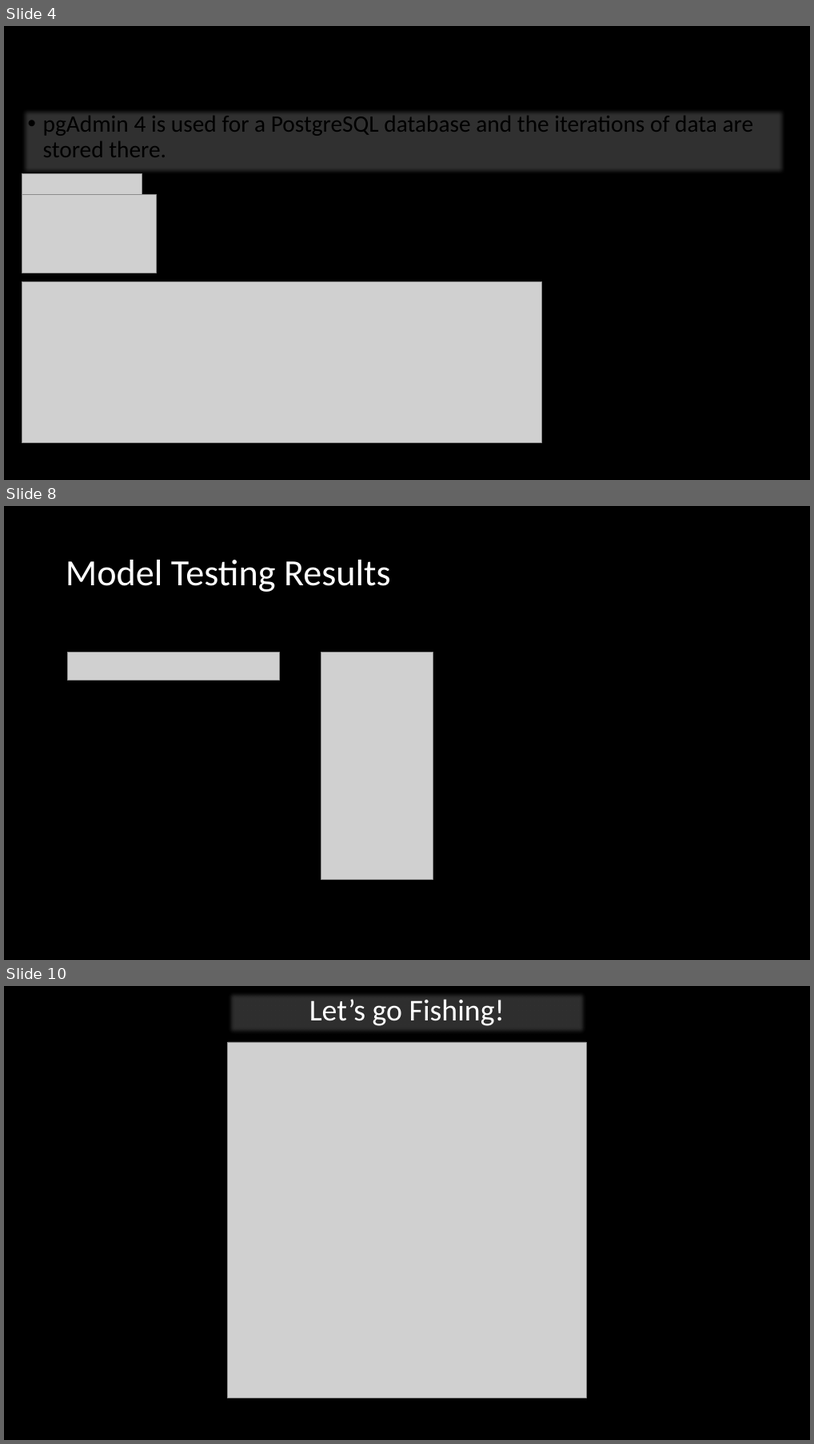
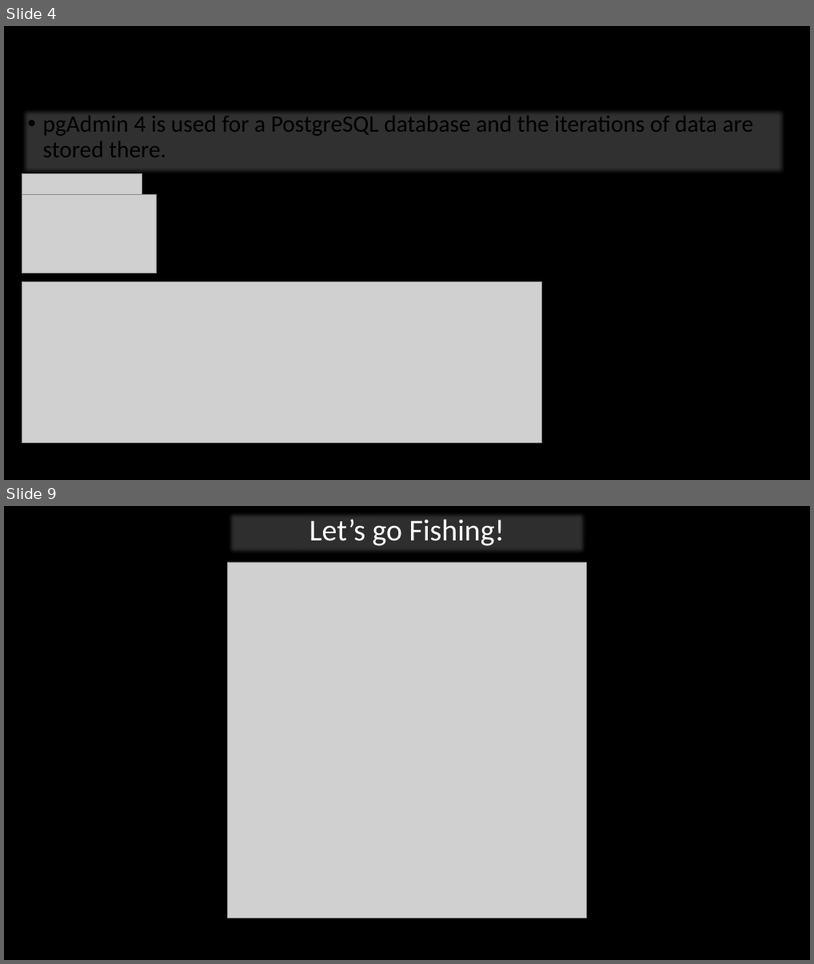
Before and after one commit to marveld21/Final-Project_Bass_Fishing_Analysis, a slide deck: Presentation.pptx. Shown one above the other, each under a label of ours: slides 4, 8 and 10 before the commit, slides 4 and 9 after it; the slides between them are not shown. The pictures are 814x1444 and 814x964 pixels, drawn with LibreOffice and Linux fonts; fonts in the diff are those of the drawing; grey boxes stand for pictures; background and template pictures are left out. Boxes give left, top, right and bottom in pixels: in the first picture for what was removed or moved away, otherwise in the second. Text is boxed around its words. In the diff, an @@ line names an element or a change of style, - is before the commit and + after.

Commit message:
Model Update & Presenetation snapshots
Model updated to pull median and mean for weights and featureimportance snapshots for presentation

```diff
--- a/Presentation.pptx
+++ b/Presentation.pptx
@@ slide 8 removed at <box>4,506,810,960</box>, background #000000 @@
@@ title removed at <box>66,560,391,592</box> @@
-Model Testing Results
@@ picture removed at <box>67,652,280,680</box> @@
@@ picture removed at <box>321,652,433,880</box> @@
@@ what was slide 10 is now slide 9 @@
```
Also in this commit, not shown: 4 slides changed, 7 other files.
